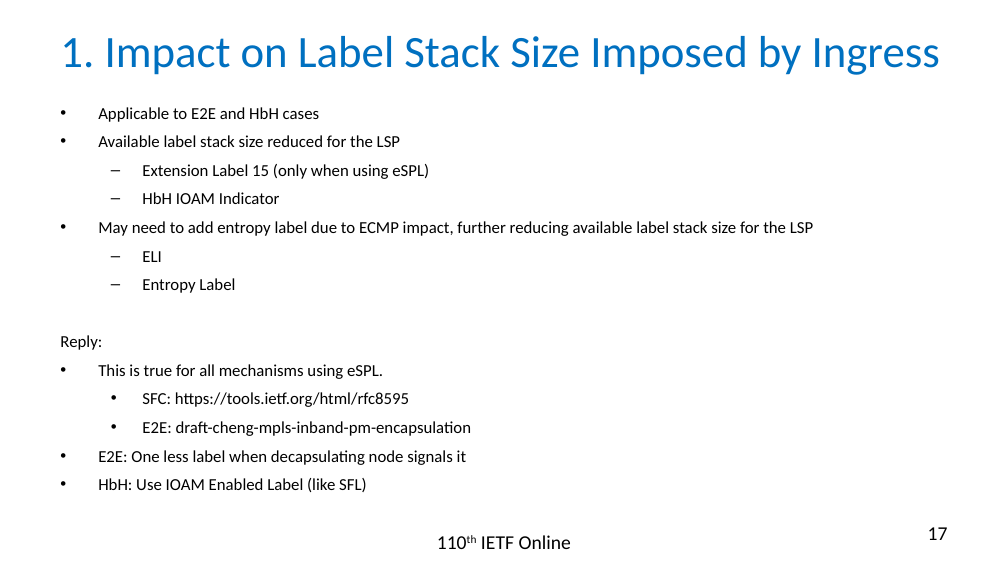
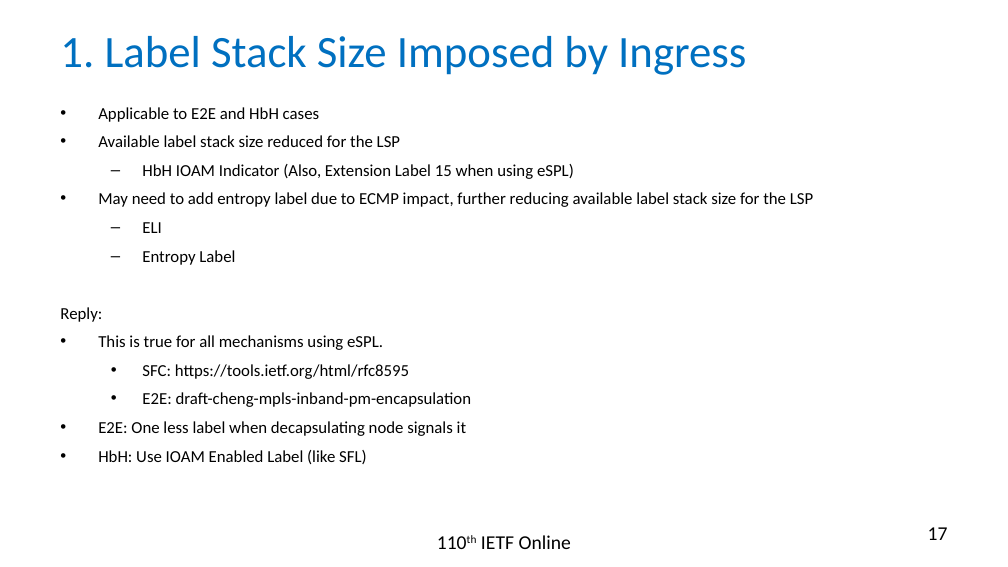
Before and after one commit to rakgandhi/ietf-slides, a slide deck: slide 17 of draft-gandhi-mpls-ioam-sr-05.pptx. Drawn at 1008x567 pixels with LibreOffice and Linux fonts; fonts in the diff are those of the drawing. Boxes give left, top, right and bottom in pixels: in the first picture for what was removed or moved away, otherwise in the second. Text is boxed around its words. In the diff, an @@ line names an element or a change of style, - is before the commit and + after.

```diff
--- a/draft-gandhi-mpls-ioam-sr-05.pptx
+++ b/draft-gandhi-mpls-ioam-sr-05.pptx
@@ title at [60,36,746,75]: text changed @@
-1. Impact on Label Stack Size Imposed by Ingress
+1. Label Stack Size Imposed by Ingress
@@ text at [142,164,574,179]: text changed @@
-  – Extension Label 15 (only when using eSPL)
-  – HbH IOAM Indicator
+  – HbH IOAM Indicator (Also, Extension Label 15 when using eSPL)
```
Also in this commit, not shown: 4 other slides changed, 1 other file.
